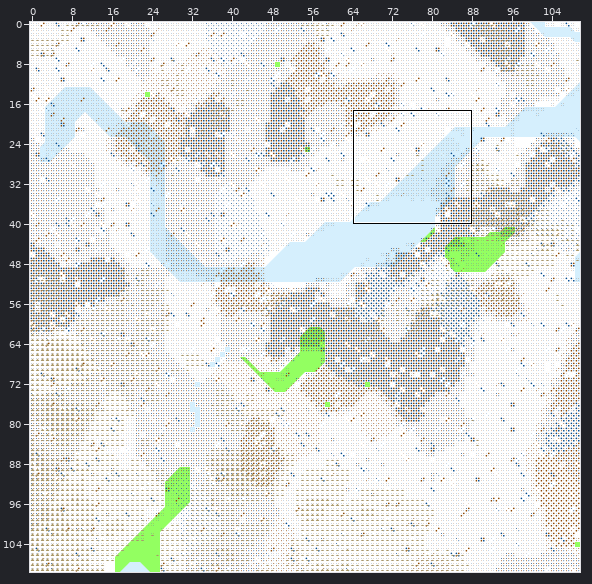
Two states of a Tiled map, Maps/boston.tmx. Above: a wide view before the commit, with the close-up outlined.
Close-up. Before:
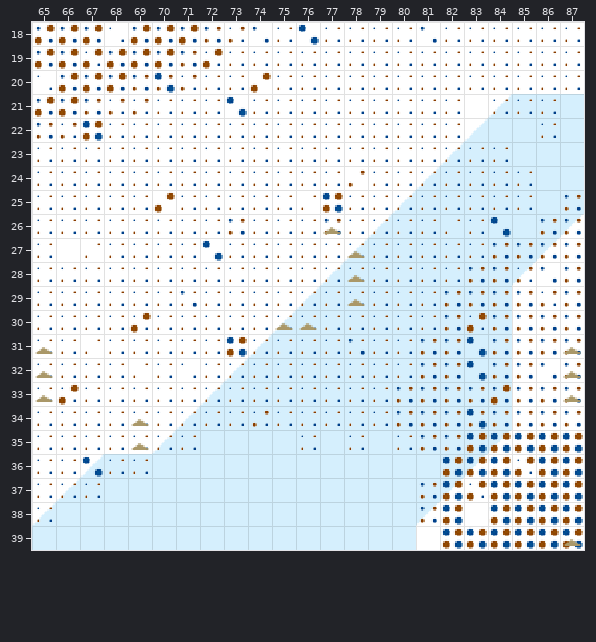
Cells are 16x16 px. Shown: x 65..87, y 18..39. The commit also changed other parts of the map, which this record leaves out.
New version:
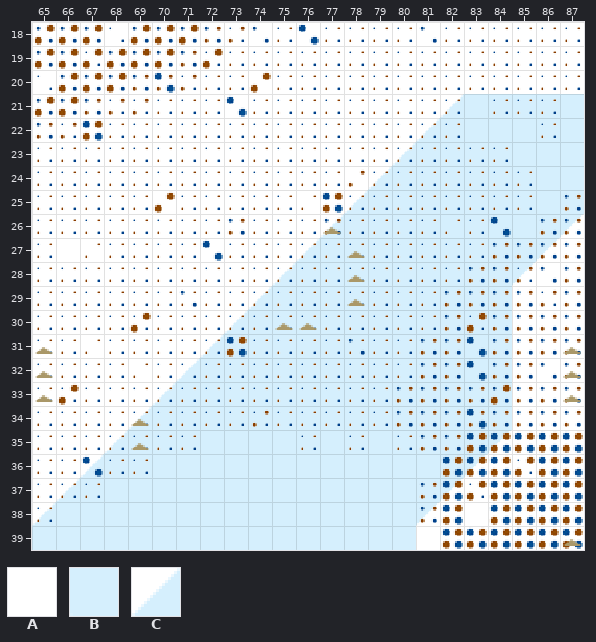
Key: from "Landform": A 0, B 1, C 9.
_ is an empty cell, . an unchanged one.
The edit:
--- layer "Land"
@@ x 68..84 @@
-21 ..............AAC
-22 .............AAC.
-23 ............AAC..
-24 ...........AAC...
-25 ..........AAC....
-26 .........AAC.....
-27 ........AAC......
-28 .......AAC.......
-29 ......AAC........
-30 .....AAC.........
-31 ....AAC..........
-32 ...AAC...........
-33 ..AAC............
-34 .AAC.............
-35 AAC..............
+21 ..............CBB
+22 .............CBB.
+23 ............CBB..
+24 ...........CBB...
+25 ..........CBB....
+26 .........CBB.....
+27 ........CBB......
+28 .......CBB.......
+29 ......CBB........
+30 .....CBB.........
+31 ....CBB..........
+32 ...CBB...........
+33 ..CBB............
+34 .CBB.............
+35 CBB..............
